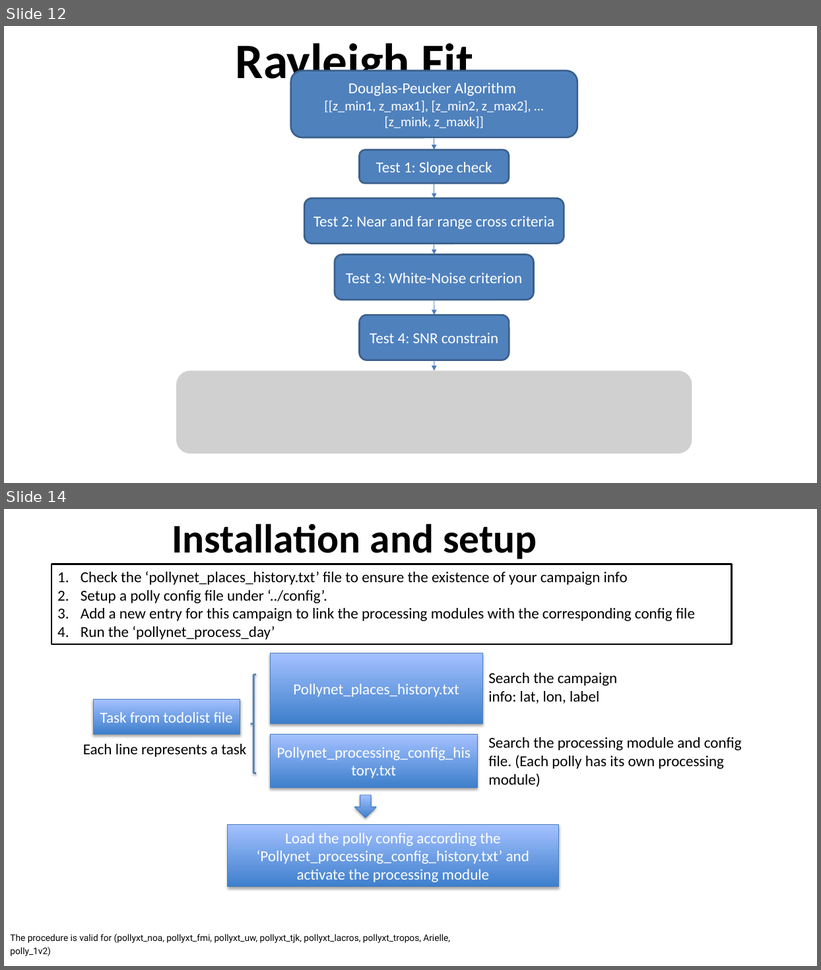
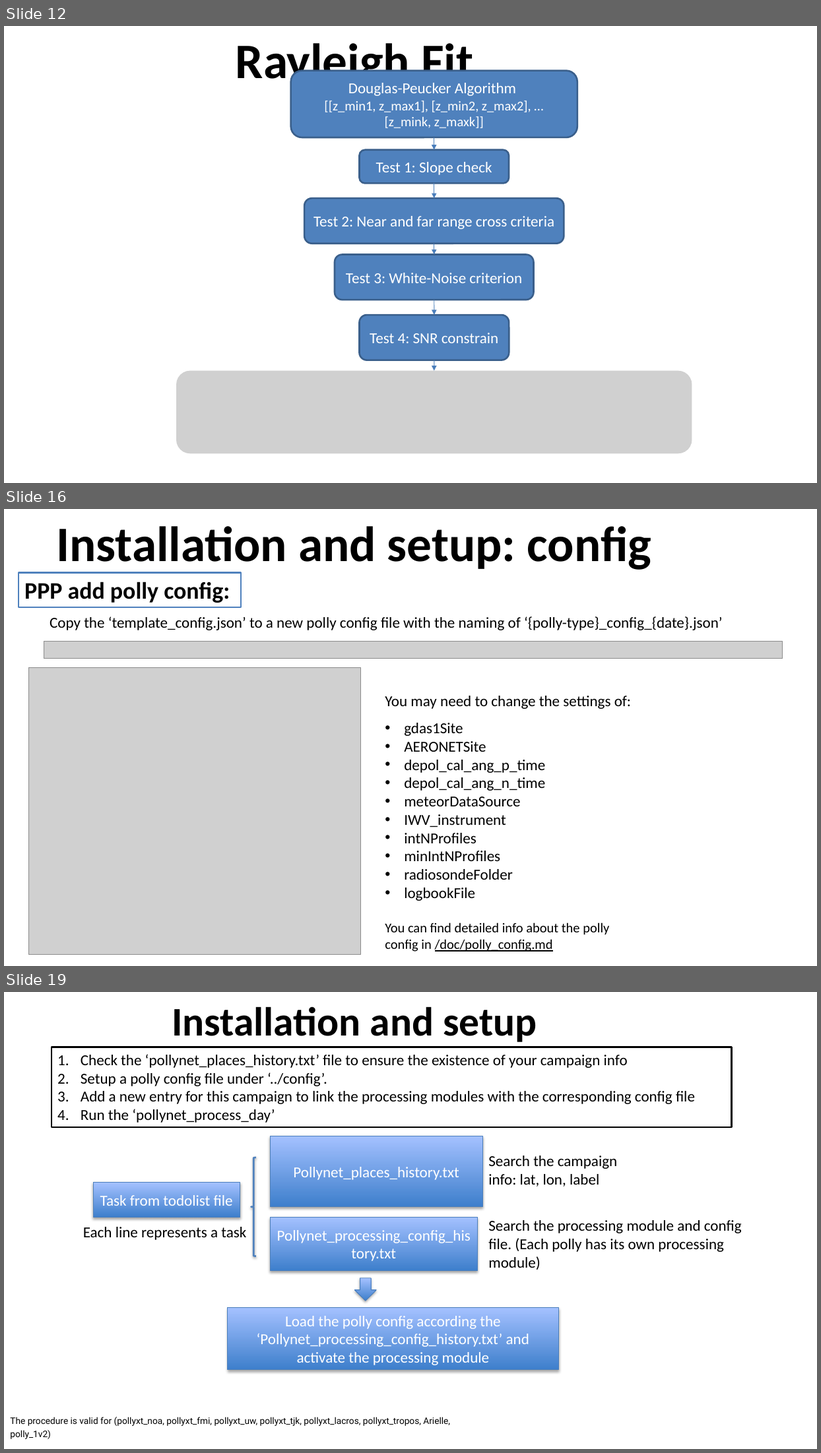
Before and after one commit to PollyNET/Pollynet_Processing_Chain, a slide deck: doc/Pollynet_Processing_Chain.pptx. Shown one above the other, each under a label of ours: slides 12 and 14 before the commit, slides 12, 16 and 19 after it; the slides between them are not shown. The pictures are 821x970 and 821x1453 pixels, drawn with LibreOffice and Linux fonts; fonts in the diff are those of the drawing; grey boxes stand for pictures; background and template pictures are left out. Boxes give left, top, right and bottom in pixels: in the first picture for what was removed or moved away, otherwise in the second. Text is boxed around its words. In the diff, an @@ line names an element or a change of style, - is before the commit and + after.

Commit message:
update the pollynet_processign_program.pptx

```diff
--- a/doc/Pollynet_Processing_Chain.pptx
+++ b/doc/Pollynet_Processing_Chain.pptx
@@ slide 16 added at (4,509,817,966), background #FFFFFF @@
@@ title added at (56,526,652,573), 58.7 pt, text #000000, bold @@
+Installation and setup: config
@@ rectangle added at (19,572,242,607), fill #FFFFFF, outline #4F81BD 2 pt, 28 pt, text #000000, bold @@
+PPP add polly config:
@@ text added at (50,617,723,630), 18 pt, text #000000 @@
+Copy the ‘template_config.json’ to a new polly config file with the naming of ‘{polly-type}_config_{date}.json’
@@ picture added at (44,642,783,659) @@
@@ picture added at (29,668,361,956) @@
@@ text added at (385,696,631,901), 18 pt, text #000000 @@
+You may need to change the settings of:
+• gdas1Site
+• AERONETSite
+• depol_cal_ang_p_time
+• depol_cal_ang_n_time
+• meteorDataSource
+• IWV_instrument
+• intNProfiles
+• minIntNProfiles
+• radiosondeFolder
+• logbookFile
@@ text added at (385,923,609,952), 16 pt, text #000000 @@
+You can find detailed info about the polly config in /doc/polly_config.md
@@ what was slide 14 is now slide 19 @@
```
Also in this commit, not shown: 2 slides changed, 4 other slides added.
